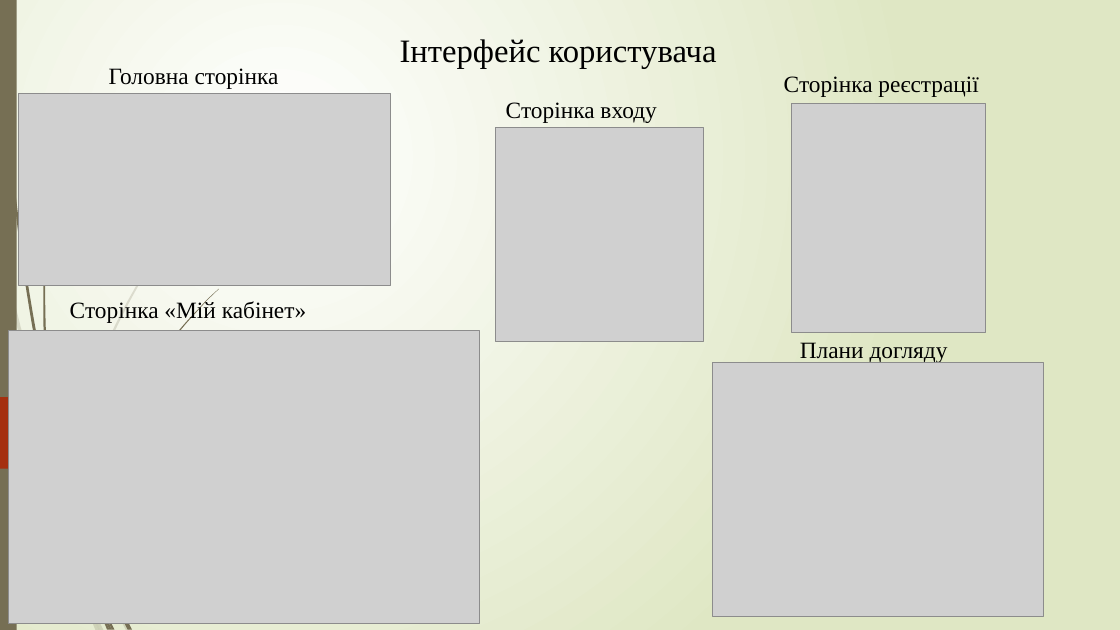
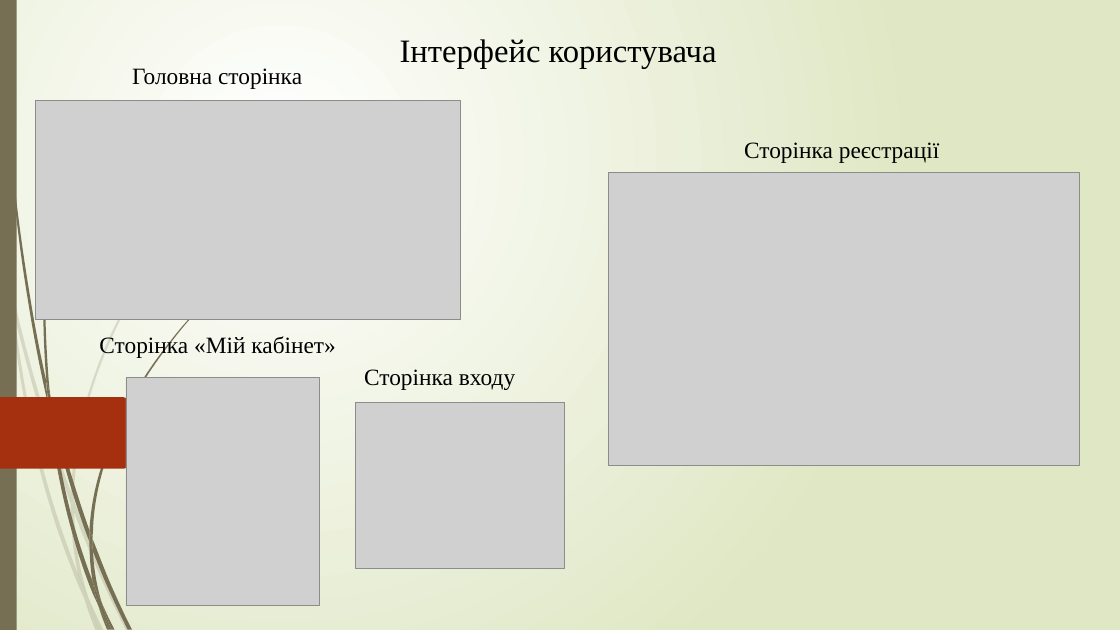
Before and after one commit to NureSheikoAndrii/2026_kkp-project, a slide deck: slide 15 of 2026_Б_ПІ_ПЗПІ-23-7_Шейко_А_О.pptx. Drawn at 1120x630 pixels with LibreOffice and Linux fonts; fonts in the diff are those of the drawing; grey boxes stand for pictures. Boxes give left, top, right and bottom in pixels: in the first picture for what was removed or moved away, otherwise in the second. Text is boxed around its words. In the diff, an @@ line names an element or a change of style, - is before the commit and + after.

```diff
--- a/2026_Б_ПІ_ПЗПІ-23-7_Шейко_А_О.pptx
+++ b/2026_Б_ПІ_ПЗПІ-23-7_Шейко_А_О.pptx
@@ text "Головна сторінка": place and size @@
-text "Головна сторінка" at box(109, 68, 279, 89)
+text "Головна сторінка" at box(132, 68, 302, 89)
@@ picture: place and size @@
-picture at box(18, 93, 391, 285)
+picture at box(35, 101, 460, 320)
@@ text "Сторінка реєстрації": place and size @@
-text "Сторінка реєстрації" at box(784, 76, 978, 97)
+text "Сторінка реєстрації" at box(744, 142, 939, 163)
@@ picture: place and size @@
-picture at box(8, 331, 480, 624)
+picture at box(608, 173, 1080, 466)
@@ text "Сторінка «Мій кабінет»": place and size @@
-text "Сторінка «Мій кабінет»" at box(70, 300, 306, 324)
+text "Сторінка «Мій кабінет»" at box(99, 335, 335, 359)
@@ text "Сторінка входу": place and size @@
-text "Сторінка входу" at box(506, 102, 656, 123)
+text "Сторінка входу" at box(364, 369, 515, 390)
@@ text removed at box(800, 342, 948, 363) @@
-Плани догляду
@@ picture: place and size @@
-picture at box(791, 103, 986, 332)
+picture at box(126, 377, 320, 606)
@@ picture removed at box(712, 363, 1044, 617) @@
@@ picture: place and size @@
-picture at box(495, 128, 703, 342)
+picture at box(356, 402, 565, 569)
@@ freeform shape added at box(71, 503, 88, 597), fill #766F54 at 20% opacity @@
@@ freeform shape added at box(71, 492, 74, 513), fill #766F54 at 20% opacity @@
@@ group added at box(46, 377, 102, 607): 5 freeform shapes @@
```
Also in this commit, not shown: 3 other slides changed.
